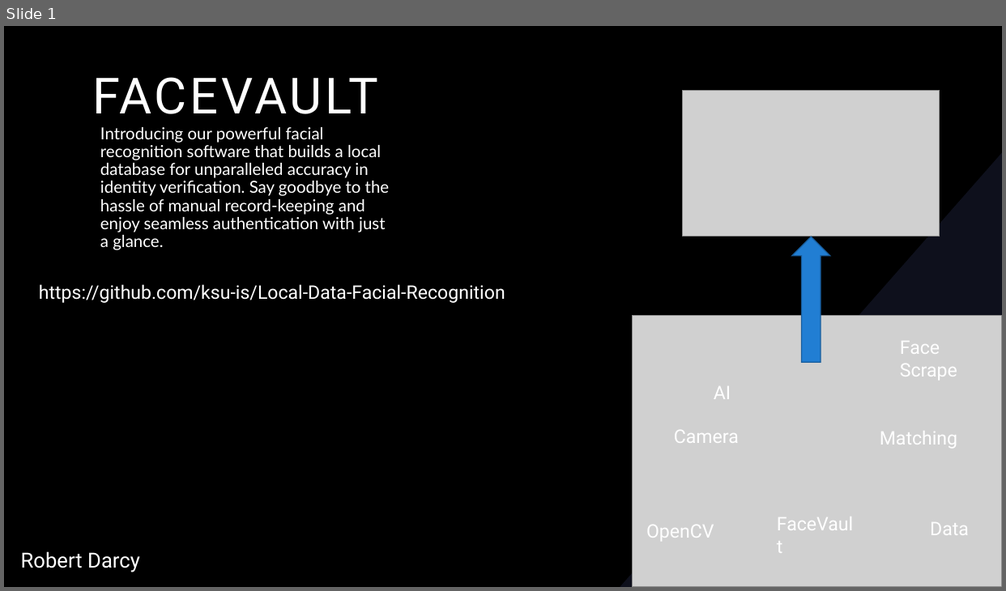
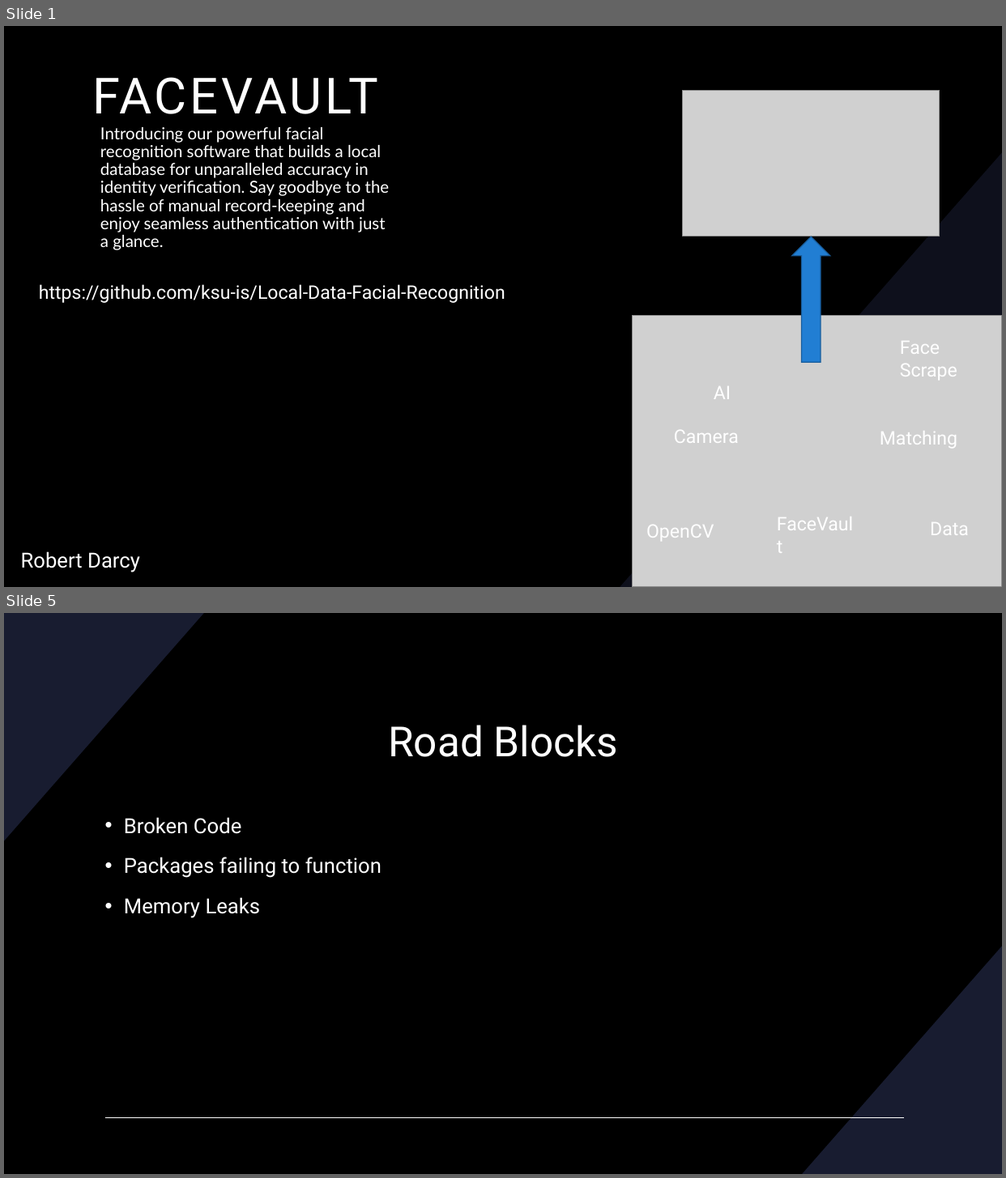
Before and after one commit to ksu-is/Local-Data-Facial-Recognition, a slide deck: FaceVault.pptx. Shown one above the other, each under a label of ours: slide 1 before the commit, slides 1 and 5 after it; the slides between them are not shown. The pictures are 1006x591 and 1006x1178 pixels, drawn with LibreOffice and Linux fonts; fonts in the diff are those of the drawing; grey boxes stand for pictures; background and template pictures are left out. Boxes give left, top, right and bottom in pixels: in the first picture for what was removed or moved away, otherwise in the second. Text is boxed around its words. In the diff, an @@ line names an element or a change of style, - is before the commit and + after.

```diff
--- a/FaceVault.pptx
+++ b/FaceVault.pptx
@@ slide 5 added at (4,613,1002,1174), background #000000 @@
@@ freeform shape added at (4,613,204,841), fill #181C30 @@
@@ title added at (388,725,618,757), 40 pt, text #FFFFFF @@
+Road Blocks
@@ text added at (124,817,381,918), 20 pt, text #FFFFFF @@
+• Broken Code
+• Packages failing to function
+• Memory Leaks
@@ freeform shape added at (802,946,1002,1174), fill #181C30 @@
@@ line added from (105, 1118) to (904, 1118), #FFFFFF 1 pt @@
```
Also in this commit, not shown: 8 other slides added.
